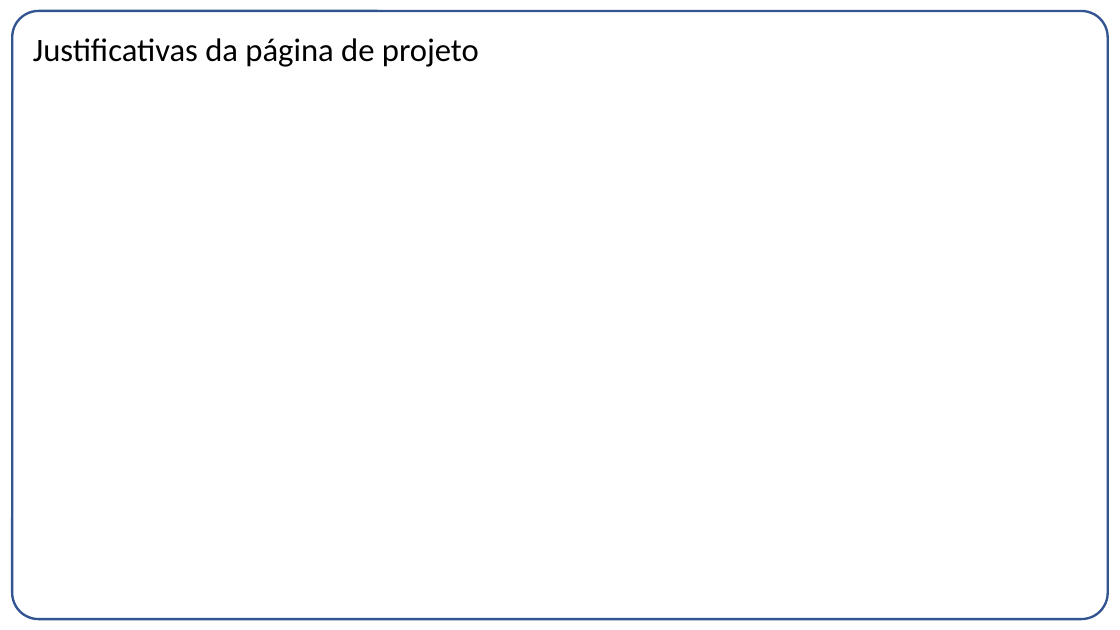
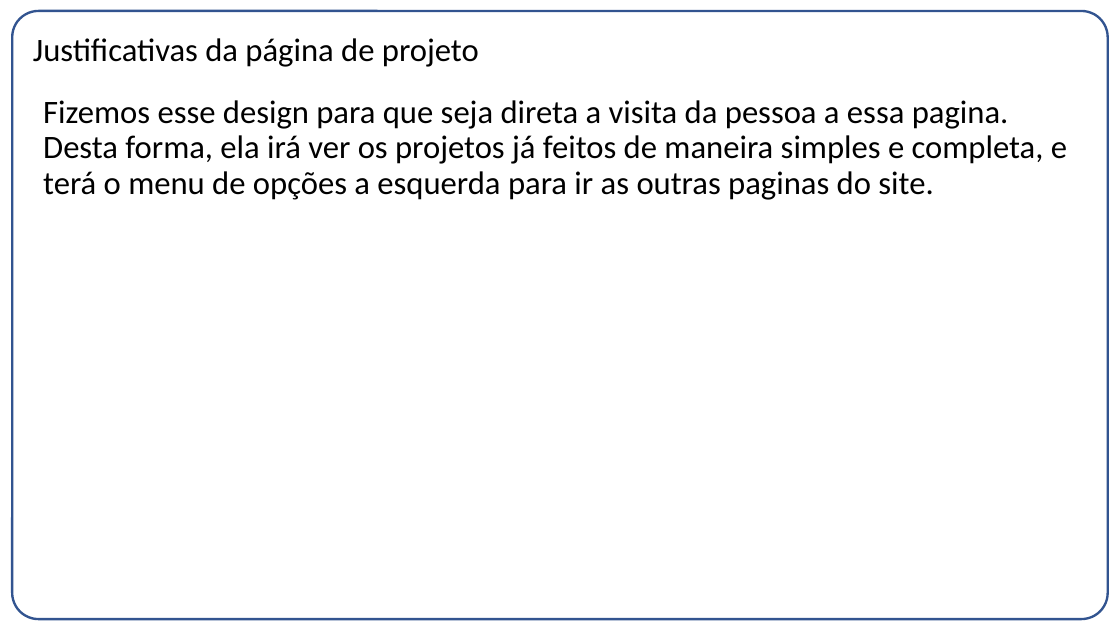
Before and after one commit to FelippeTeracini/J.L-Inc., a slide deck: slide 8 of Entrega02(1).pptx. Drawn at 1120x630 pixels with LibreOffice and Linux fonts; fonts in the diff are those of the drawing. Boxes give left, top, right and bottom in pixels: in the first picture for what was removed or moved away, otherwise in the second. Text is boxed around its words. In the diff, an @@ line names an element or a change of style, - is before the commit and + after.

```diff
--- a/Entrega02(1).pptx
+++ b/Entrega02(1).pptx
@@ text added at <box>43,100,1067,200</box>, 28 pt, text #000000 @@
+Fizemos esse design para que seja direta a visita da pessoa a essa pagina. Desta forma, ela irá ver os projetos já feitos de maneira simples e completa, e terá o menu de opções a esquerda para ir as outras paginas do site.
```
Also in this commit, not shown: 8 other slides changed.
